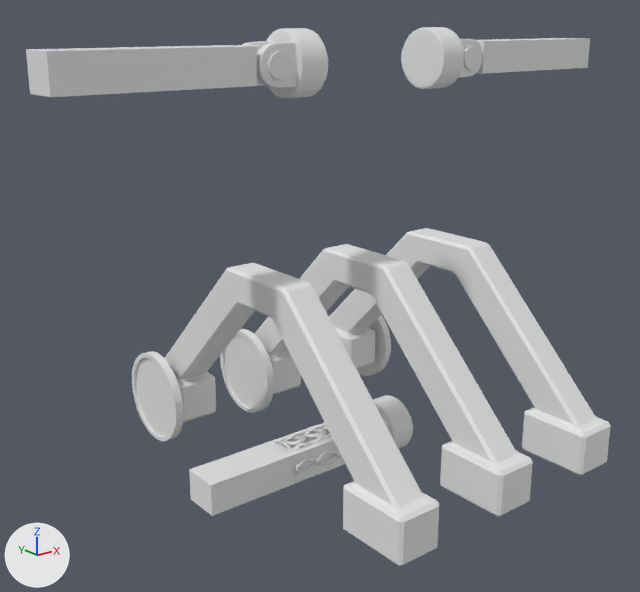
The Blender file Assets/Models/RobotBoss/RobotBoss.blend: old version first, new version second.
Rendered twice from a 50 mm lens placed at (-2.41, -2.72, 1.78), pointed at (-0.16, 0.1, 0.65). Arrows for +X, +Y and +Z are at lower left; the lights stay in place. The same objects are shown in both versions, whatever each file hides.

Names of what the first picture shows: 'Arm', 'Arm.001', 'Arm.002', 'Cylinder', 'Legs', 'Legs.001', 'Legs.002', 'Mesh', 'Wheel'.
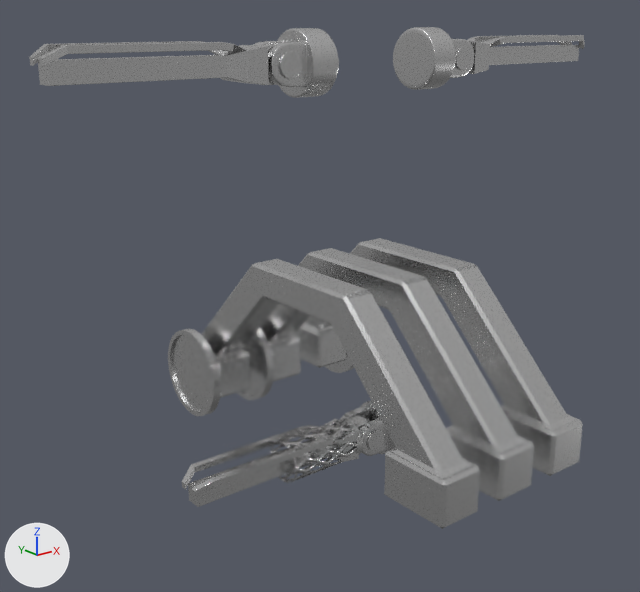
Edits to the bpy script that builds the scene:
```text
Add mat_metal:
    mat_metal = principled_material('Metal')
    mat_metal.base_color = (0.674, 0.674, 0.674)  # light grey #d6d6d6
    mat_metal.metallic = 1.0
    mat_metal.roughness = 0.272
Change me_cylinder_002:
    where me_cylinder_002.from_pydata(...)  # 124 vertices, 104 faces; spans x -0.08..0.199, y -0.125..0.0, z 0.0..0.125
    add me_cylinder_002.materials.append(mat_metal)  # light grey #d6d6d6
Change me_cylinder_003:
    used by ob_arm; parent = ob_cylinder; location = (0.0, 0.0, 0.0)
    remove me_cylinder_003.from_pydata(...)  # 189 vertices, 156 faces; spans x -0.842..0.068, y -0.099..0.0, z -0.068..0.068
    add me_cylinder_003.from_pydata(...)  # 213 vertices, 177 faces; spans x -0.896..0.068, y -0.099..0.0, z -0.068..0.083
    me_cylinder_003 part 1: 6 vertices removed from x -0.842, y -0.081..0.0, z -0.068..0.068; 30 vertices added at x -0.896..-0.177, y -0.086..0.0, z -0.054..0.083
    me_cylinder_003 part 2: 149 faces spanning x -0.088..0.068, y -0.099..0.0, z -0.068..0.068 switch from no material to mat_metal (light grey #d6d6d6)
Change me_cube_002:
    where me_cube_002.from_pydata(...)  # 24 vertices, 22 faces; spans x -0.096..0.096, y 0.0..0.873, z 0.011..0.829
    used by ob_legs; location = (0.0, 0.0, 0.0)
    me_cube_002 part 3: all 2 vertices in x -0.07..0.07, y 0.11, z 0.829 are moved by (0.0, 0.11, -0.108)
    me_cube_002 part 4: all 2 vertices in x -0.07..0.07, y 0.11, z 0.69 are moved by (0.0, 0.11, -0.107)
    me_cube_002 part 5: all 2 vertices in x -0.07..0.07, y 0.195, z 0.829 are moved by (0.0, 0.111, -0.108)
    me_cube_002 part 6: all 2 vertices in x -0.07..0.07, y 0.336, z 0.69 are moved by (0.0, 0.111, -0.107)
    add me_cube_002.materials.append(mat_metal)  # light grey #d6d6d6
Change me_cylinder_001:
    where me_cylinder_001.from_pydata(...)  # 128 vertices, 98 faces; spans x -0.153..-0.114, y 0.511..0.93, z -0.104..0.314
    add me_cylinder_001.materials.append(mat_metal)  # light grey #d6d6d6
Change ob_legs_001:
    ob_legs_001.location: (-0.5, 0.0, 0.0) -> (-0.3, 0.0, 0.0)
Change ob_legs_002:
    ob_legs_002.location: (0.5, 0.0, 0.0) -> (0.3, 0.0, 0.0)
Change ob_arm_001:
    ob_arm_001.location: (-0.5, 0.0, 1.618) -> (-0.45, 0.0, 1.618)
Change ob_arm_002:
    ob_arm_002.location: (0.5, 0.0, 1.618) -> (0.45, 0.0, 1.618)
Change ob_legs:
    ob_legs.location: (0.0, 0.0, 0.0) -> (0.0, 0.0, 0.067)
Change ob_wheel:
    ob_wheel.location: (0.0, 0.0, 0.0) -> (0.0, 0.0, 0.067)
```

Location of each change, (x1, y1, x2, y2) in pixels of the pictures (640 x 592 px; the box of a moved part takes in the faces that stretch with it):
'Legs.001', recoloured, reshaped, moved (11% shorter)
    before: (132, 263, 439, 566)
    after: (168, 259, 480, 529)
'Legs.002', recoloured, reshaped, moved
    before: (329, 228, 611, 476)
    after: (293, 238, 583, 476)
'Legs', recoloured, reshaped, moved (7% shorter)
    before: (254, 244, 533, 517)
    after: (260, 248, 534, 501)
'Arm.001', recoloured, reshaped, moved
    before: (26, 28, 328, 98)
    after: (29, 28, 339, 98)
'Arm.002', recoloured, reshaped, moved
    before: (401, 27, 590, 89)
    after: (393, 27, 585, 90)
'Arm', reshaped
    before: (189, 422, 345, 516)
    after: (182, 415, 384, 507)
'Wheel', recoloured, moved
    before: (220, 329, 274, 413)
    after: (237, 328, 274, 400)
'Cylinder', recoloured
    both: (340, 395, 413, 456)
part 1 of me_cylinder_003, built on
    before: (26, 38, 590, 516)
    after: (29, 35, 585, 507)
part 2 of me_cylinder_003, recoloured
    before: (242, 41, 484, 85)
    after: (260, 41, 476, 451)
part 3 of me_cube_002, moved or reshaped
    before: (242, 231, 473, 283)
    after: (266, 241, 460, 291)
part 4 of me_cube_002, moved or reshaped
    before: (184, 234, 535, 410)
    after: (221, 245, 505, 408)
part 5 of me_cube_002, moved or reshaped
    before: (231, 228, 485, 288)
    after: (257, 238, 473, 295)
part 6 of me_cube_002, moved or reshaped
    before: (164, 231, 604, 515)
    after: (201, 242, 575, 477)
